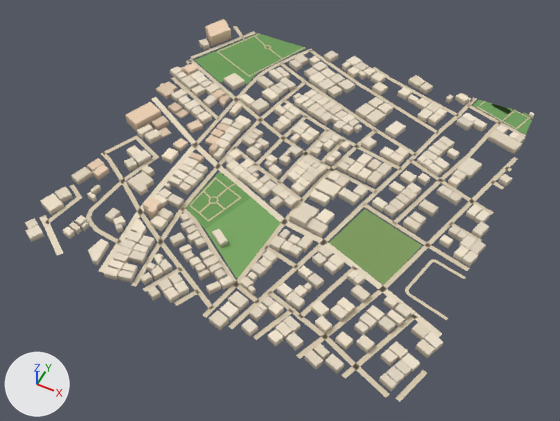
The glTF model public/assets/bengaluru-region-v1/tiles/t-16_-12-l0.glb as it was, and as the next commit left it.
Rendered twice from a camera (50 mm lens) standing at (-7449.0, -6401.0, 728.0) and looking at (-7752.0, -5796.0, -28.0). Lighting does not change. The marker at lower left points along +X, +Y and +Z. The first picture is the older version. Vertices at exactly the same position are counted once.

The first picture shows 'building', 'ground'.
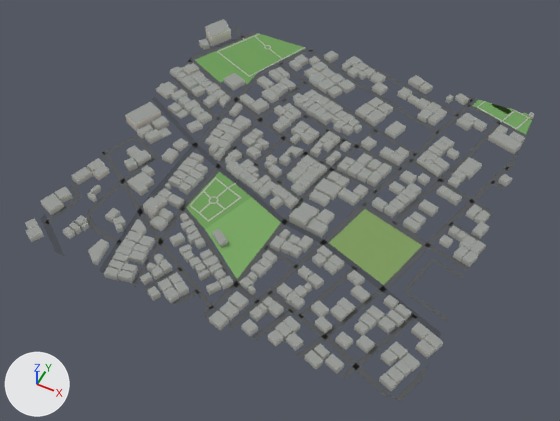
Boxes [x1, y1, x2, y2] around the edits, measured in the pictures (560 x 421 px; the box of a moved part takes in the faces that stretch with it):
'ground', reshaped: before [40, 26, 532, 402]; after [40, 25, 532, 401]
part 1 of me_building, recoloured (darker): [25, 19, 535, 392] in both
part 2 of me_ground, rebuilt (12% taller): before [395, 370, 427, 402]; after [395, 365, 428, 401]
part 3 of me_ground, moved or reshaped: before [40, 26, 529, 397]; after [40, 25, 529, 399]
part 4 of me_ground, moved or reshaped: [204, 180, 242, 209] in both
part 5 of me_ground, reshaped: before [372, 67, 391, 79]; after [371, 67, 391, 79]
part 6 of me_ground, recoloured: [43, 32, 529, 383] in both

Patch to the scene script:
```diff
--- a/public/assets/bengaluru-region-v1/tiles/t-16_-12-l0.glb.py
+++ b/public/assets/bengaluru-region-v1/tiles/t-16_-12-l0.glb.py
@@ me_building @@
 # used by ob_building; location = (-8000.0, -6000.0, 0.0)
-me_building.from_pydata(...)  # 3144 vertices, 3964 faces; spans x -14.0..507.0, y -7.0..506.0, z 0.0..18.0
+me_building.from_pydata(...)  # 3144 vertices, 4784 faces; spans x -14.0..507.0, y -7.0..506.0, z 0.0..18.0
+# me_building part 1: 3964 kept faces spanning x -14.0..507.0, y -7.0..506.0, z 0.0..18.0 get new vertex colours
 me_building.materials.append(mat_building)
@@ me_ground @@
 # used by ob_ground; location = (-8000.0, -6000.0, 0.0)
 # verts and faces of me_ground; kept vertices keep their numbers, new ones are numbered from 949
 # before: 134 (258.0, 503.0, 1.0) at pixel (374, 66), 135 (256.0, 497.0, 1.0) at pixel (371, 68), 136 (290.0, 489.0, 1.0) at pixel (391, 77), 137 (288.0, 484.0, 1.0) at pixel (388, 79)
-me_ground.from_pydata(...)  # 949 vertices, 845 faces; spans x -3.0..503.0, y -3.0..503.0, z 1.0
+me_ground.from_pydata(...)  # 973 vertices, 867 faces; spans x 0.0..500.0, y 0.0..500.0, z 1.0
+# me_ground part 2: the loose piece of 6 vertices spanning x 483.0..503.0, y -1.0..46.0, z 1.0 is rebuilt with 6 vertices and now spans x 482.0..500.0, y 0.0..55.0, z 1.0
+# me_ground part 3
+# 36 vertices are removed from x -2.0..501.0, y -3.0..502.0, z 1.0
+# 49 faces are deleted
+# 5 vertices in x -1.0..499.0, y 96.0..501.0, z 1.0 move by (1.0, -1.0, 0.0)
+# 5 vertices in x 33.0..499.0, y 6.0..376.0, z 1.0 move by (1.0, 0.0, 0.0)
+# 4 vertices in x 37.0..422.0, y 1.0..501.0, z 1.0 move by (0.0, -1.0, 0.0)
+# 4 vertices in x 1.0..501.0, y 101.0..397.0, z 1.0 move by (-1.0, 1.0, 0.0)
+# 3 vertices in x 68.0..428.0, y -1.0..251.0, z 1.0 move by (0.0, 1.0, 0.0)
+# 3 vertices in x 59.0..322.0, y -1.0..499.0, z 1.0 move by (1.0, 1.0, 0.0)
+# 31 vertices move from x -3.0..503.0, y -3.0..503.0, z 1.0 to x 0.0..500.0, y 0.0..500.0, z 1.0
+# 58 vertices are added at x 0.0..500.0, y 0.0..500.0, z 1.0
+# 69 new faces join them
+# me_ground part 4
+# 2 vertices are removed from x 182.0..183.0, y 156.0..158.0, z 1.0
+# 11 faces are deleted
+# 3 vertices move within x 171.0..181.0, y 156.0..161.0, z 1.0
+# 2 vertices are added at (183.0, 157.0, 1.0), (181.0, 156.0, 1.0)
+# 11 new faces join them
+# me_ground part 5
+delete_vertices([134, 135])  # with the faces that use them
+verts[969] = (249.0, 500.0, 1.0)  # pixel (368, 66)
+verts[970] = (259.0, 496.0, 1.0)  # pixel (373, 69)
+verts[971] = (261.0, 500.0, 1.0)  # pixel (375, 68)
+verts[972] = (265.0, 500.0, 1.0)  # pixel (378, 69)
+faces += [(969, 970, 971), (970, 972, 971), (137, 972, 970), (136, 972, 137)]
+# me_ground part 6: 633 kept faces spanning x 0.0..500.0, y 0.0..500.0, z 1.0 get new vertex colours; the middle colour goes from beige #d7c9ae to dark grey #535556
 me_ground.materials.append(mat_ground)
```
